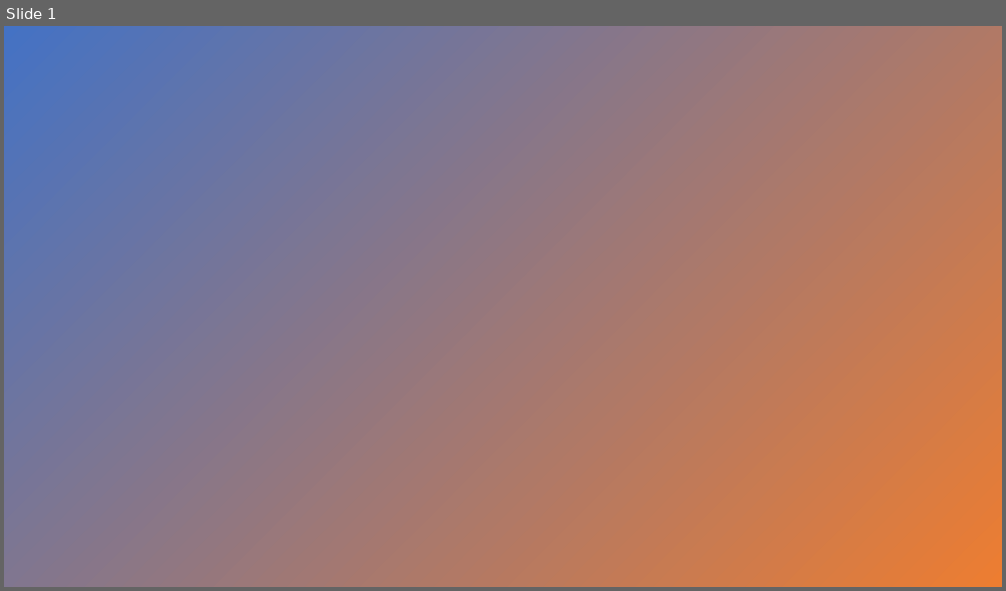
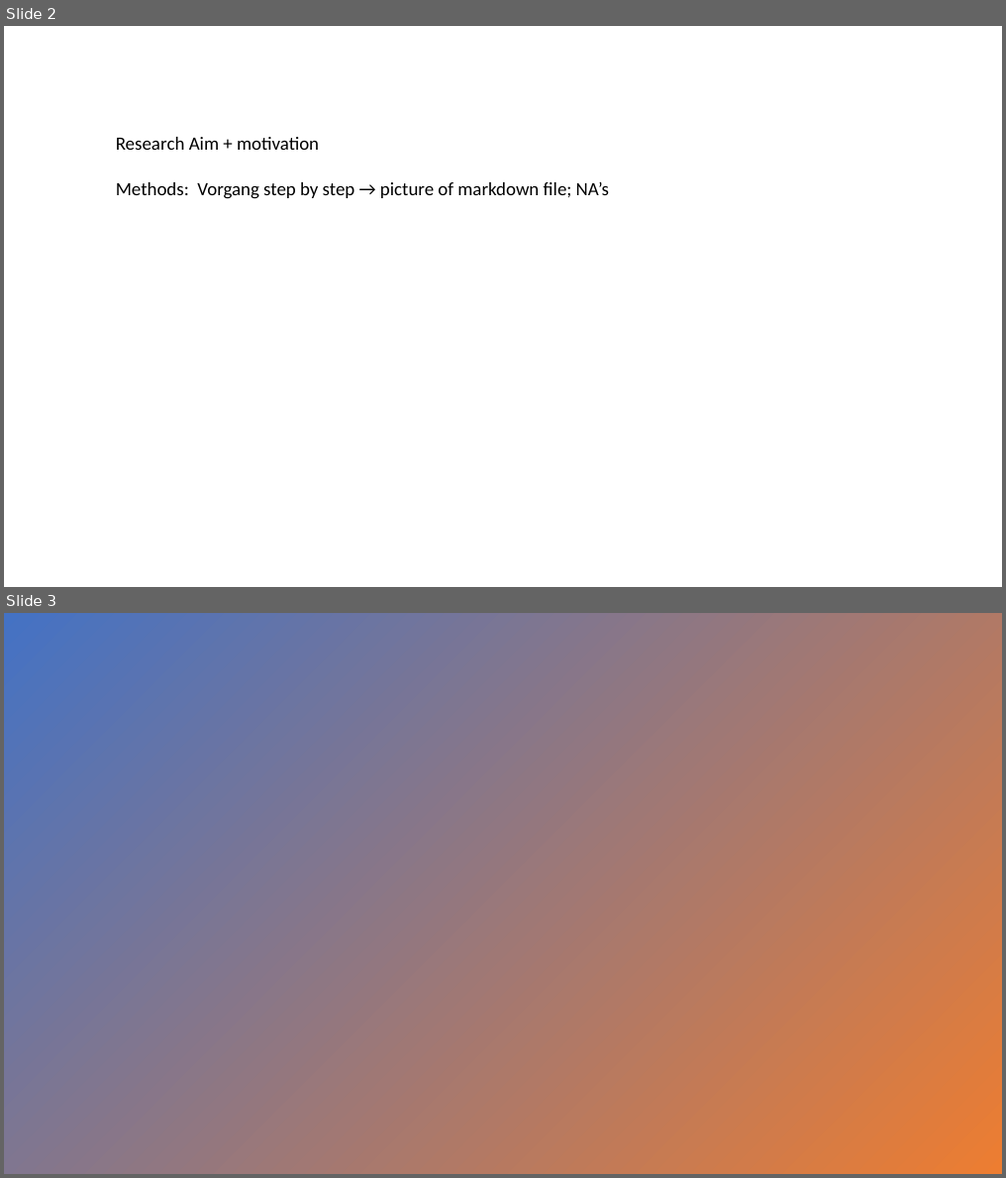
Before and after one commit to VivianePinti/Data-Analytics-Flight-2023, a slide deck: Flying High Presentation_long presentation.pptx. Shown one above the other, each under a label of ours: slide 1 before the commit, slides 2 and 3 after it. The pictures are 1006x591 and 1006x1178 pixels, drawn with LibreOffice and Linux fonts; fonts in the diff are those of the drawing; background and template pictures are left out. Boxes give left, top, right and bottom in pixels: in the first picture for what was removed or moved away, otherwise in the second. Text is boxed around its words. In the diff, an @@ line names an element or a change of style, - is before the commit and + after.

```diff
--- a/Flying High Presentation_long presentation.pptx
+++ b/Flying High Presentation_long presentation.pptx
@@ slide 2 added at (4,26,1002,587), background #FFFFFF @@
@@ text added at (116,137,609,199), 18 pt, text #000000 @@
+Research Aim + motivation
+Methods: Vorgang step by step → picture of markdown file; NA’s
@@ what was slide 1 is now slide 3 @@
```
Also in this commit, not shown: 3 other slides added, 1 other file.
